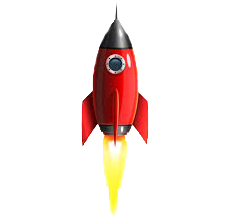
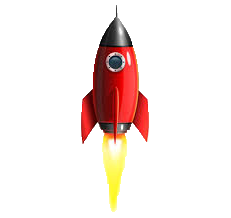
Layered file, before and after one edit (231x218). Changes by layer:
painted on "Layer 1" over <box>81,2,150,216</box>
